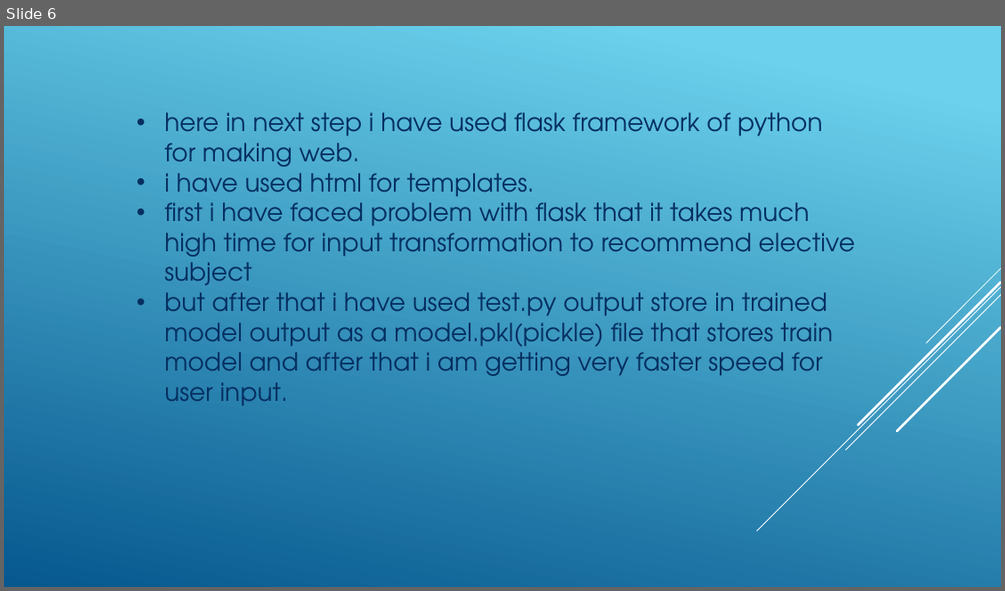
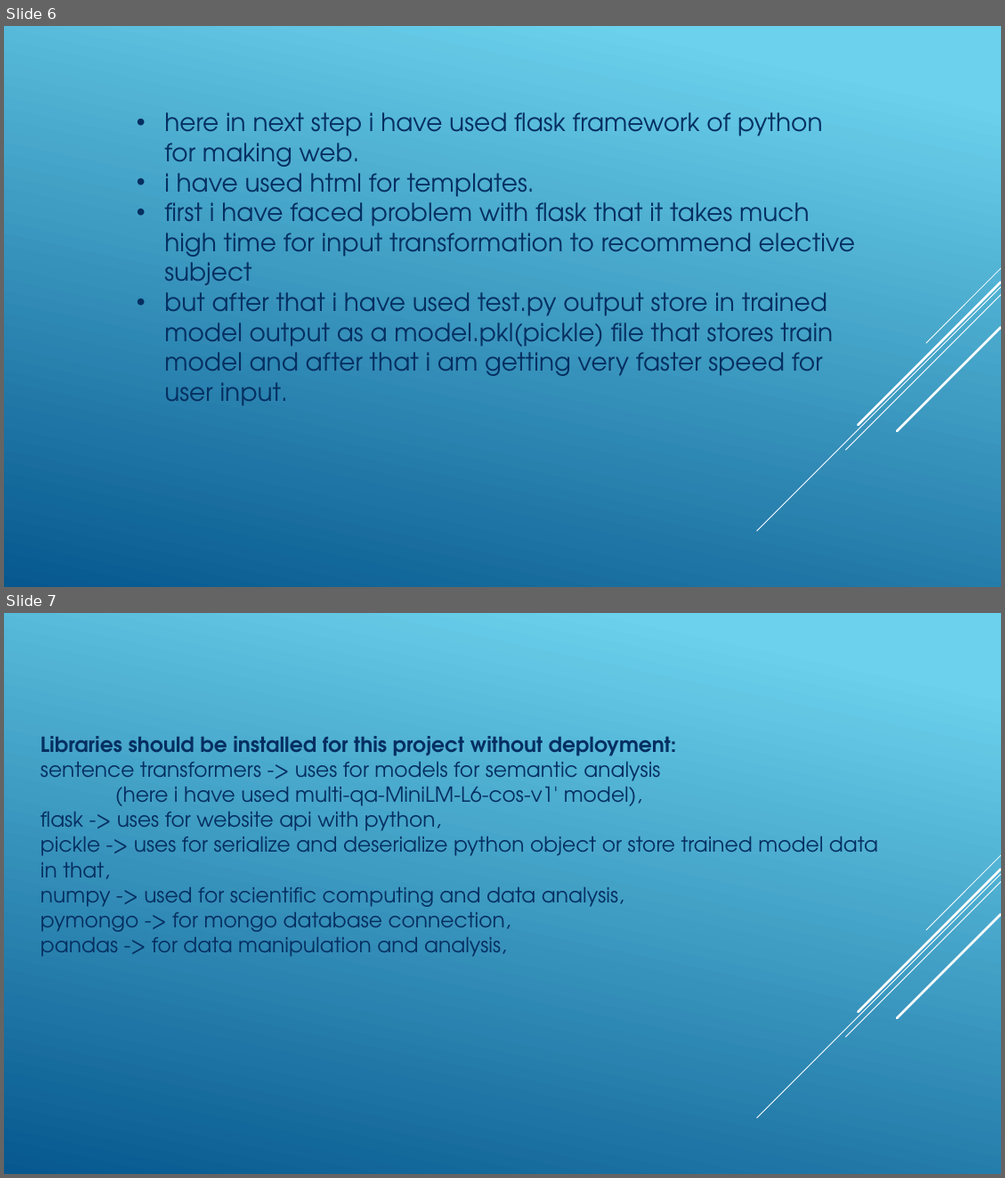
Before and after one commit to harshj-1703/Student-Elective_Subject-Web-FLASK-AI, a slide deck: AI-Project.pptx. Shown one above the other, each under a label of ours: slide 6 before the commit, slides 6 and 7 after it. The pictures are 1005x591 and 1005x1178 pixels, drawn with LibreOffice and Linux fonts; fonts in the diff are those of the drawing. Boxes give left, top, right and bottom in pixels: in the first picture for what was removed or moved away, otherwise in the second. Text is boxed around its words. In the diff, an @@ line names an element or a change of style, - is before the commit and + after.

Commit message:
updated ppt

```diff
--- a/AI-Project.pptx
+++ b/AI-Project.pptx
@@ slide 7 added at (4, 613, 1001, 1174), background gradient #6ED2EB to #06588E; not listed: 5 template elements that a slide beside it also shows @@
@@ text added at (40, 736, 878, 957), 20 pt, text #052F61 @@
+Libraries should be installed for this project without deployment:
+sentence transformers -> uses for models for semantic analysis
+(here i have used multi-qa-MiniLM-L6-cos-v1' model),
+flask -> uses for website api with python,
+pickle -> uses for serialize and deserialize python object or store trained model data in that,
+numpy -> used for scientific computing and data analysis,
+pymongo -> for mongo database connection,
+pandas -> for data manipulation and analysis,
```
Also in this commit, not shown: 1 other slide added.
